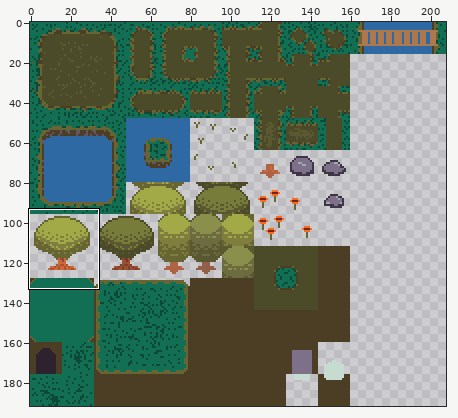
Pixel-art file, stored at Assets/Act1/TileMaps/ForestTileSetAct1.aseprite. The picture above shows the old version from afar; the outline marks the close-up.
Close-up. As it was:
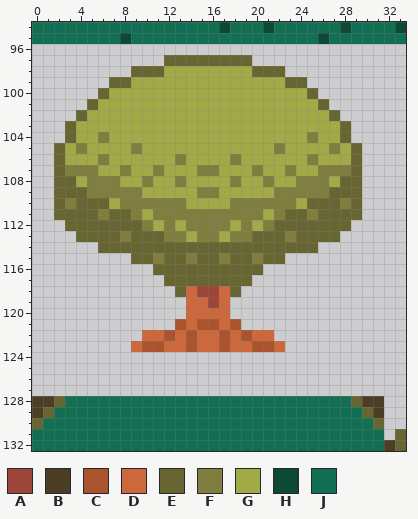
208x192 pixels, 1 frame. Colours within 5 levels of each other are drawn and written as one. Shown: x 0..33, y 94..132. The commit also changed other parts of the picture, which this record leaves out.
Palette (. is transparent): A #9e4539  B #4c3e24  C #ab532d  D #cd683d  E #676633  F #807e3f  G #a2a947  H #0c4937  J #126f53
Pixels before, first column x 0:
 94 JJJJJJJJJJJJJJJJJHJJJHJJJJJJHJJJJH
 95 JJJJJJJJHJJJJJJJJJJJJJJJJJHJJJJJJJ
 96 ..................................
 97 ............EEEEEEEE..............
 98 .........EEEGGGGGGGGEEE...........
 99 .......EEGGGGGGGGGGGGGGEE.........
100 ......EGGGGGGGGGGGGGGGGGGE........
101 .....EGGGGGGGGGGGGGGGGGGGGE.......
102 ....EGGGGGGGGGGGGGGGGGGGGGGE......
103 ...EGGGGGGGGGGGGGGGGGGGGGGGGE.....
104 ...EGGFGGGGGGGGGGGGGGGGGGFGGE.....
105 ..EGFGGGGFGGGGGGGGGGGGFGGGGFGE....
106 ..EGGGFGGGGGGFGGGGFGGGGGGFGGGE....
107 ..EFFFGGFGGFGGGFFGGGFGGFGGFFFE....
108 ..EEGFFFGGFGGFGGGGFGGFGGFFFGEE....
109 ..EEEFFFFFGGGGGFFGGGGGFFFFFEEE....
110 ..EFEEEGFFFFFFGGGGFFFFFFGEEEFE....
111 ..EEEEFEEFGFFFFFFFFFFGFEEFEEEE....
112 ...EEEEEEEFGFGFFFFGFGFEEEEEEE.....
113 ....EEEEFEEEFFGFFGFFEEEFEEEE......
114 ......EEEEEEEEEEEEEEEEEEEE........
115 .........EEFEEFEEFEEFEE...........
116 ...........EEEEEEEEEE.............
117 ............EEEEEEEE..............
118 .............EDAADE...............
119 ..............DDAD................
120 ..............DDDD................
121 .............CDCCDC...............
122 ..........DDCDCDDCDCDD............
123 .........DCCDDCDDCDDCCD...........
124 ..................................
125 ..................................
126 ..................................
127 ..................................
128 BBEJJJJJJJJJJJJJJJJJJJJJJJJJJEBB..
129 BEJJJJJJJJJJJJJJJJJJJJJJJJJJJJEB..
130 EJJJJJJJJJJJJJJJJJJJJJJJJJJJJJJE..
131 JJJJJJJJJJJJJJJJJJJJJJJJJJJJJJJJ.E
132 JJJJJJJJJJJJJJJJJJJJJJJJJJJJJJJJBE
After the commit:
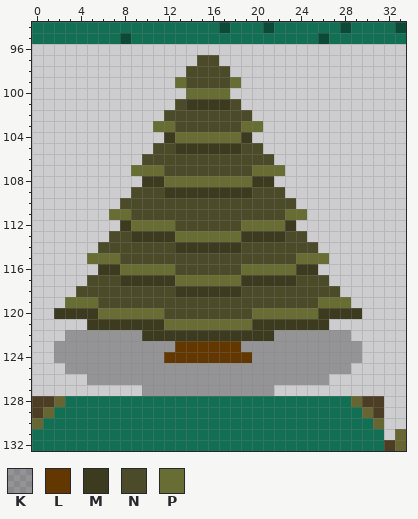
Colours new in this view: K #00000047  L #623700  M #3c3b20  N #4c4b29  P #686d34
Difference:
Changed rows in their new state; - is an unchanged pixel.
first column x 2:
 97 ----------...NN...----------
 98 -------.....NNNN.....-------
 99 -----......PNNNNP......-----
100 ----........PPPP........----
101 ---........NMMMMN........---
102 --........NNNNNNNN........--
103 -........PPNNNNNNPP........-
104 -.........MPPPPPPM.........-
105 .........NNMMMMMMNN.........
106 ........NNNNNNNNNNNN........
107 .......PPPNNNNNNNNPPP.......
108 ........MMPPPPPPPPMM........
109 .......NNNMMMMMMMMNNN.......
110 ......NNNNNNNNNNNNNNNN......
111 .....PPNNNNNNNNNNNNNNPP.....
112 -.....MPPPPNNNNNNPPPPM.....-
113 --...NNMMMMPPPPPPMMMMNN...--
114 ----NNNNNNNMMMMMMNNNNNNN----
115 ---PPPNNNNNNNNNNNNNNNNPPP---
116 ----MMPPPPPNNNNNNPPPPPMM----
117 ---NNNMMMMMPPPPPPMMMMMNNN---
118 --NNNNNNNNNMMMMMMNNNNNNNNN--
119 -PPPNNNNNNNNNNNNNNNNNNNNPPP-
120 MMMMPPPPPPNNNNNNNNPPPPPPMMMM
121 ---MMMMMMMPPPPPPPPMMMMMMM---
122 -KKKKKKKMMMMMMMMMMMMKKKKKKK-
123 KKKKKKKKKKKLLLLLLKKKKKKKKKKK
124 KKKKKKKKKKLLLLLLLLKKKKKKKKKK
125 -KKKKKKKKKKKKKKKKKKKKKKKKKK-
126 ---KKKKKKKKKKKKKKKKKKKKKK---
127 --------KKKKKKKKKKKK--------
